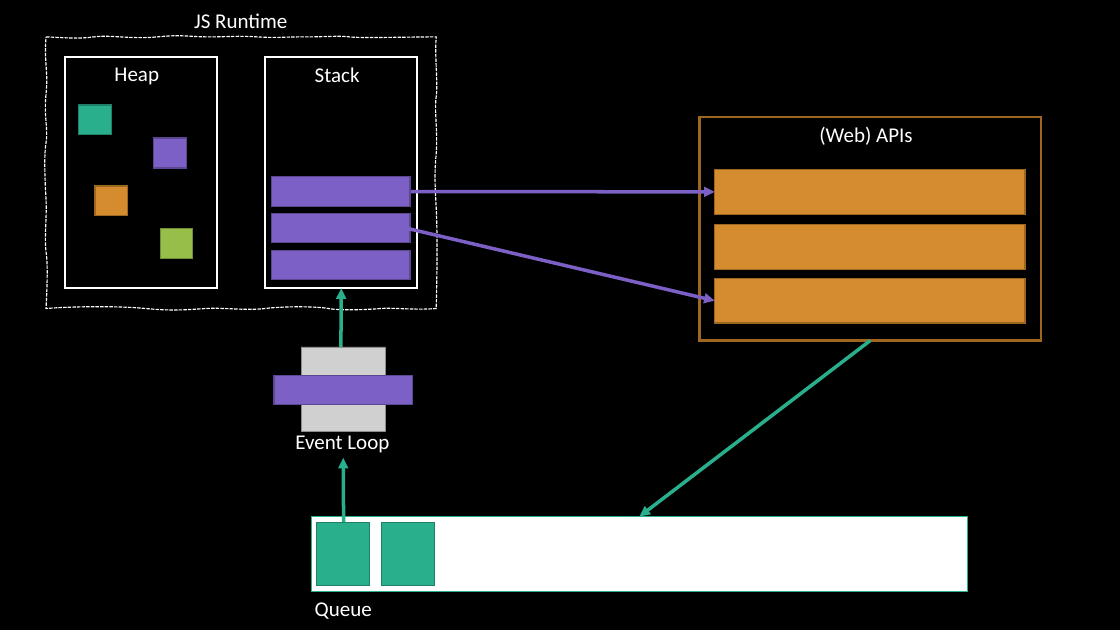
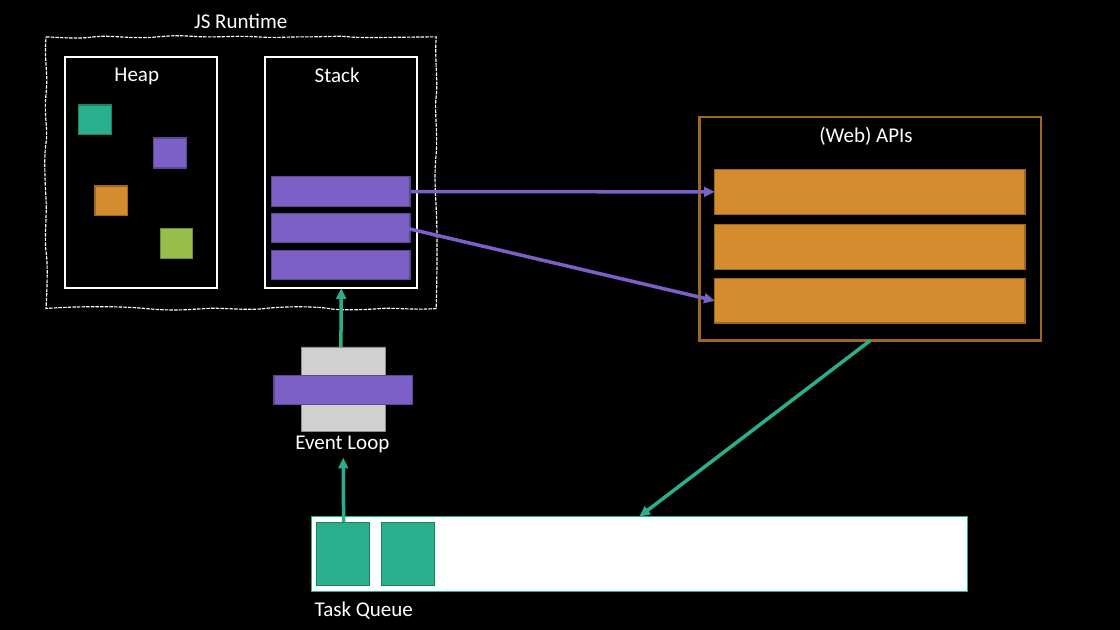
Before and after one commit to twobiers/webtech-workshop-js-async, a slide deck: slide 26 of slides/Presentation.pptx (slide 11 before the commit). Drawn at 1120x630 pixels with LibreOffice and Linux fonts; fonts in the diff are those of the drawing; grey boxes stand for pictures. Boxes give left, top, right and bottom in pixels: in the first picture for what was removed or moved away, otherwise in the second. Text is boxed around its words. In the diff, an @@ line names an element or a change of style, - is before the commit and + after.

Commit message:
Add more slides

```diff
--- a/slides/Presentation.pptx
+++ b/slides/Presentation.pptx
@@ text at (x1=315, y1=601, x2=413, y2=619): text changed @@
-Queue
+Task Queue
```
Also in this commit, not shown: 1 other slide changed, 21 slides added, 1 slide removed, 1 other file.
